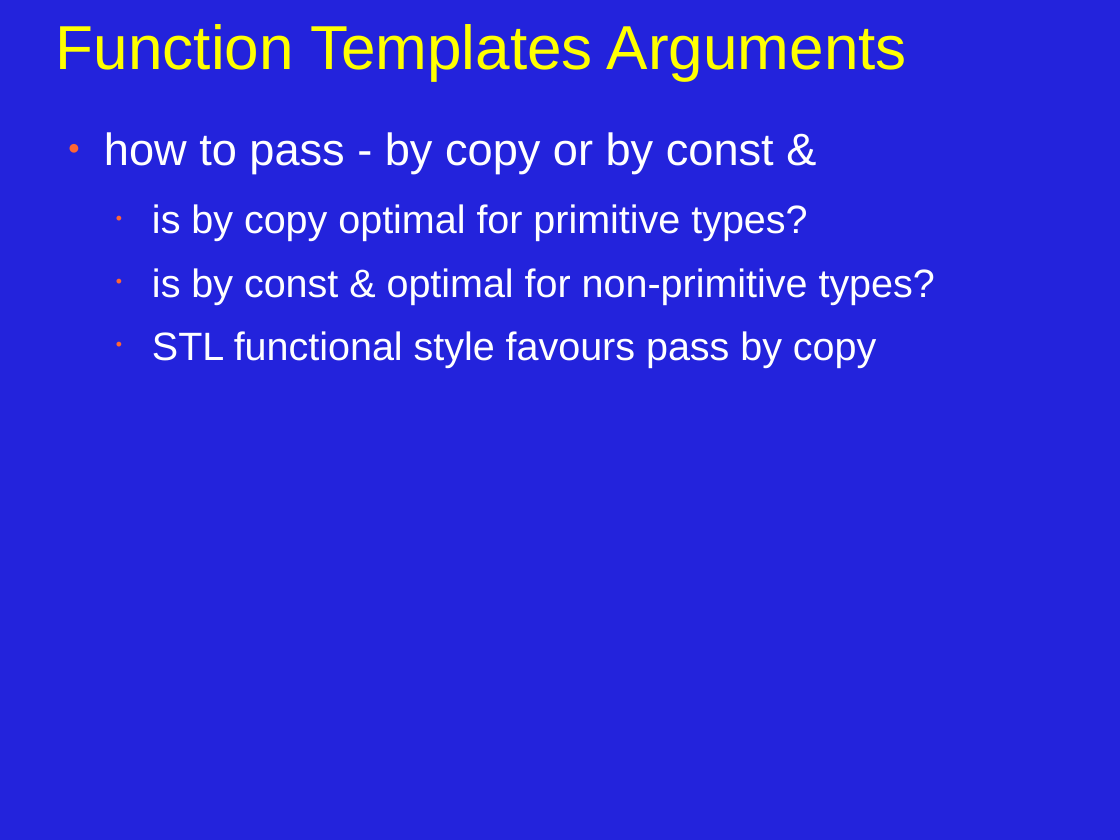
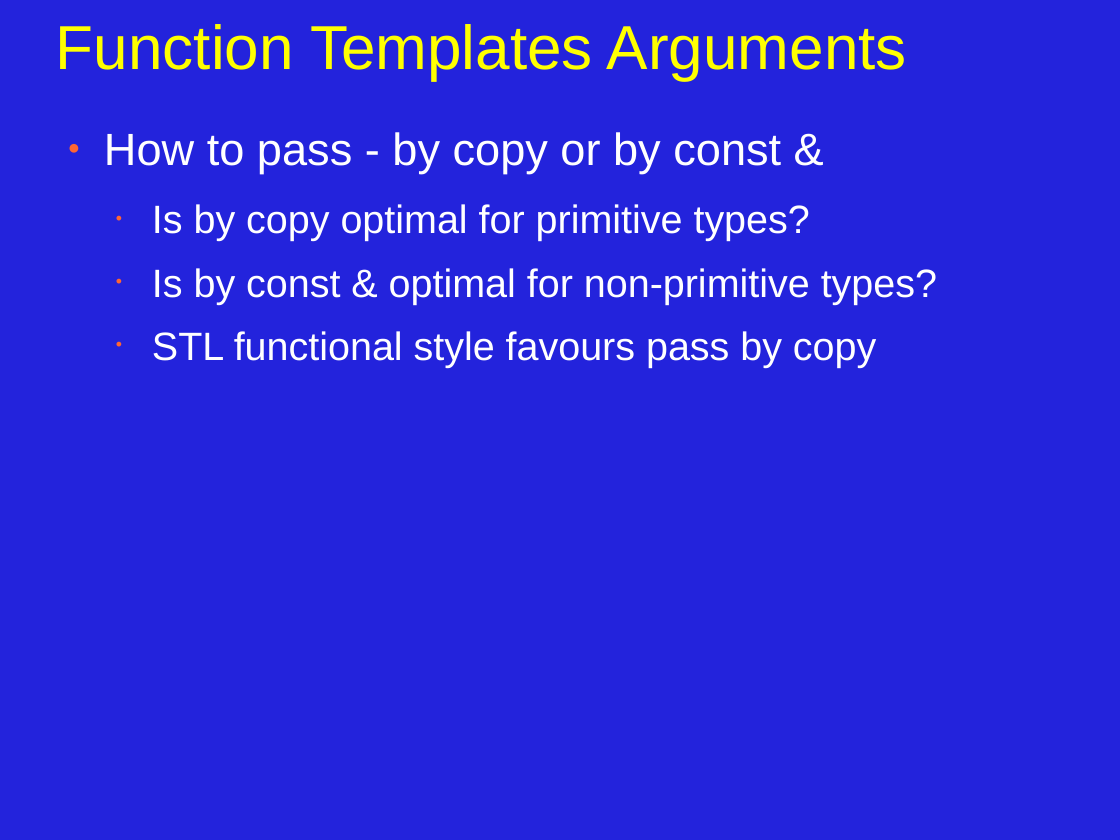
Before and after one commit to JonJagger/two-day-courses, a slide deck: slide 23 of cppf/03_Functions_Operators_and_Data_Structures.odp. Drawn at 1120x840 pixels with LibreOffice and Linux fonts; fonts in the diff are those of the drawing. Boxes give left, top, right and bottom in pixels: in the first picture for what was removed or moved away, otherwise in the second. Text is boxed around its words. In the diff, an @@ line names an element or a change of style, - is before the commit and + after.

```diff
--- a/cppf/03_Functions_Operators_and_Data_Structures.odp
+++ b/cppf/03_Functions_Operators_and_Data_Structures.odp
@@ text at (104,132,937,304): text changed @@
-● how to pass - by copy or by const &
-  • is by copy optimal for primitive types?
-  • is by const & optimal for non-primitive types?
+● How to pass - by copy or by const &
+  • Is by copy optimal for primitive types?
+  • Is by const & optimal for non-primitive types?
```
Also in this commit, not shown: 17 other slides changed.
